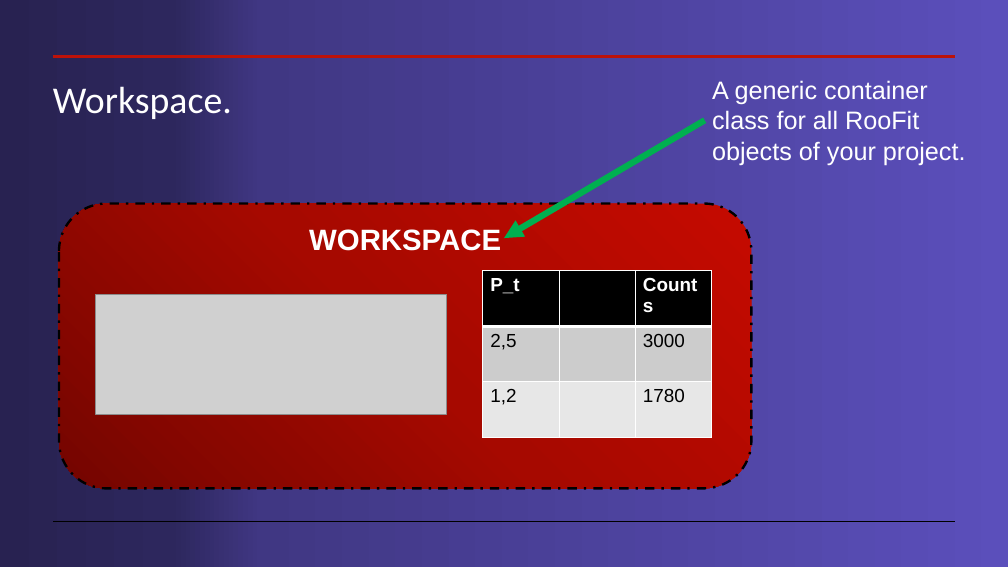
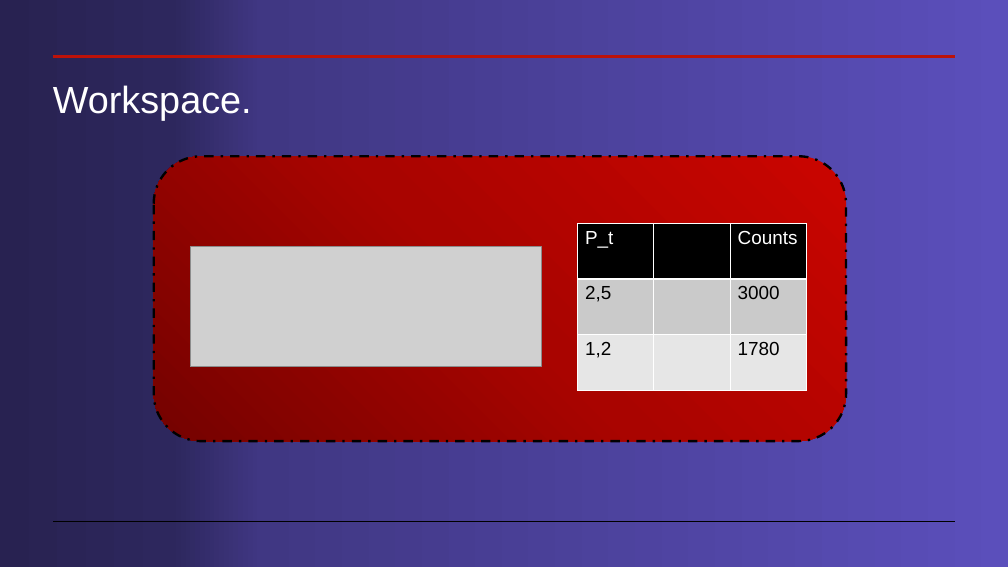
Before and after one commit to cdavidgutierrez/ProyectoFinal_CERN_ROOT, a slide deck: slide 3 of Workspaces en root.pptx (slide 5 before the commit). Drawn at 1008x567 pixels with LibreOffice and Linux fonts; fonts in the diff are those of the drawing; grey boxes stand for pictures. Boxes give left, top, right and bottom in pixels: in the first picture for what was removed or moved away, otherwise in the second. Text is boxed around its words. In the diff, an @@ line names an element or a change of style, - is before the commit and + after.

Commit message:
add pptx

```diff
--- a/Workspaces en root.pptx
+++ b/Workspaces en root.pptx
@@ title "Workspace." at (x1=53, y1=85, x2=252, y2=120): font Calibri to Arial @@
@@ text removed at (x1=712, y1=80, x2=966, y2=165) @@
-A generic container class for all RooFit objects of your project.
@@ arrow removed from (705, 120) to (504, 238) @@
@@ rounded rectangle added at (x1=154, y1=157, x2=846, y2=442), fill gradient #740200 to #A90400 to #CA0500, outline #000000 2.25 pt dashed @@
@@ rounded rectangle removed at (x1=59, y1=203, x2=752, y2=488) @@
-WORKSPACE
@@ table at (x1=578, y1=224, x2=807, y2=472) @@
@@ fill #CCCCCC to #CACACA in row 2 @@
@@ fill #E7E7E7 to #E6E6E6 in row 3 @@
@@ table resized from (x1=483, y1=271, x2=712, y2=437) to (x1=578, y1=224, x2=807, y2=472) @@
@@ picture moved from (x1=95, y1=294, x2=447, y2=414) to (x1=190, y1=247, x2=541, y2=367) @@
```
Also in this commit, not shown: 15 other slides changed, 10 slides added, 6 slides removed, 4 other files.
